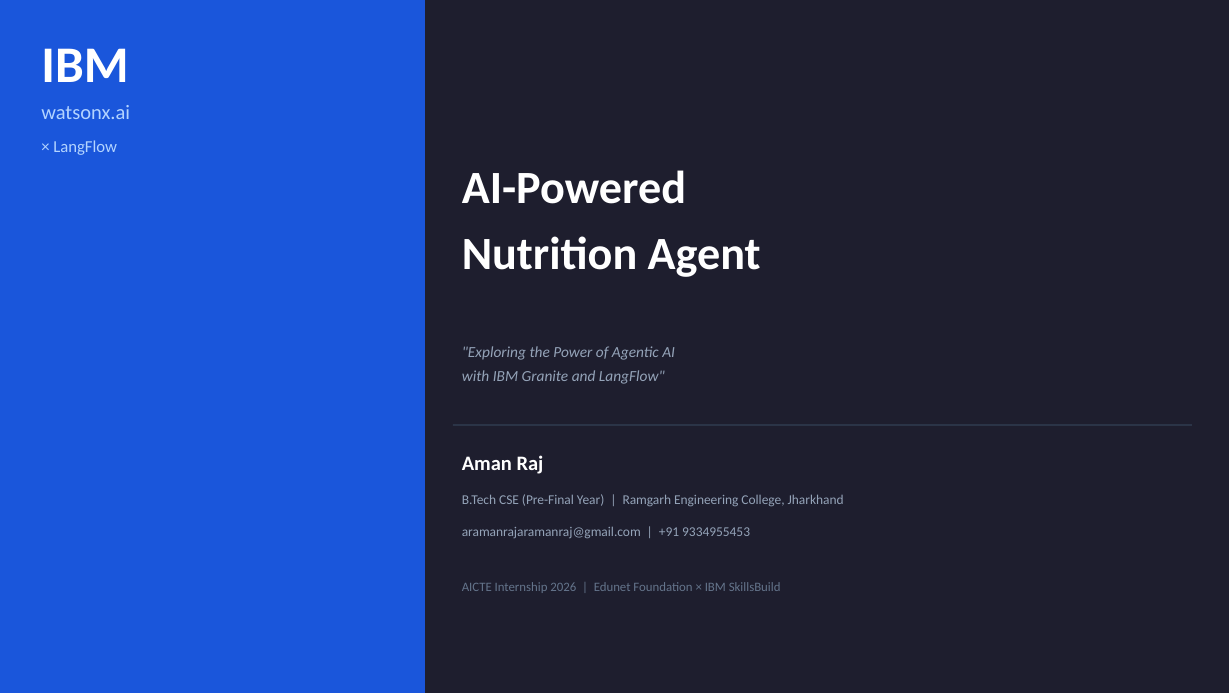
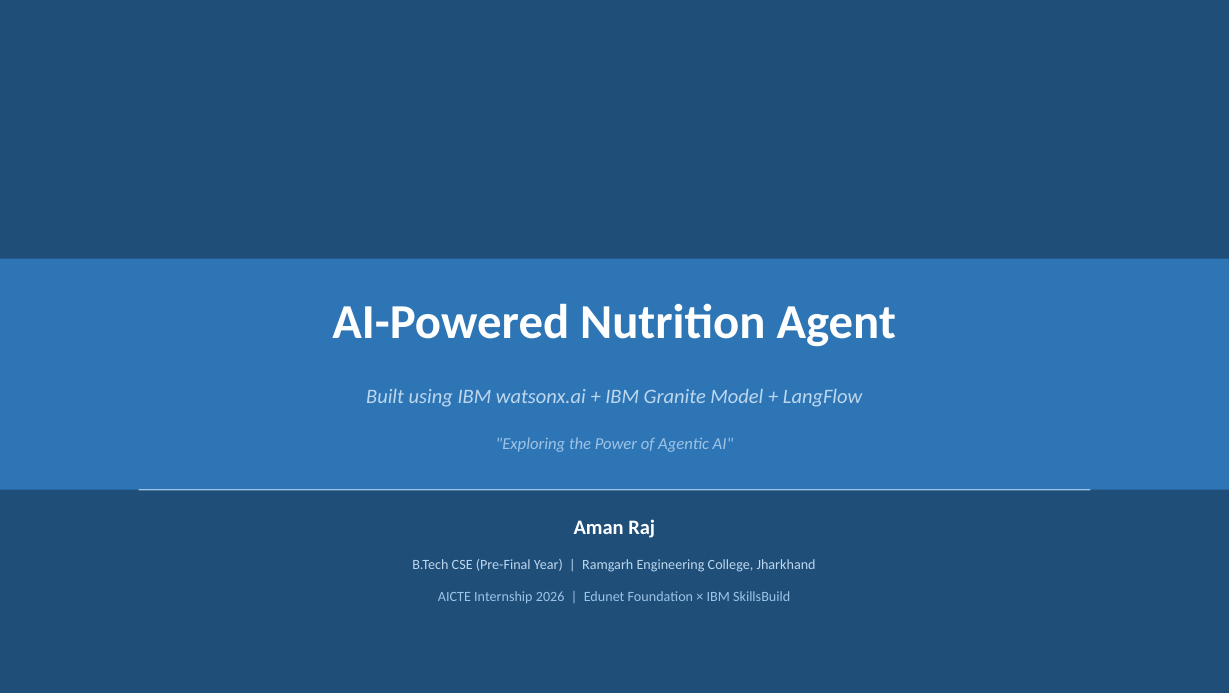
Before and after one commit to AMANRAJ-Droid/nutrition-agent, a slide deck: slide 1 of NutritionAgent_Presentation.pptx. Drawn at 1232x693 pixels with LibreOffice and Linux fonts; fonts in the diff are those of the drawing. Boxes give left, top, right and bottom in pixels: in the first picture for what was removed or moved away, otherwise in the second. Text is boxed around its words. In the diff, an @@ line names an element or a change of style, - is before the commit and + after.

Commit message:
Final PPT: clean student-style design, no over-design, token usage table included

```diff
--- a/NutritionAgent_Presentation.pptx
+++ b/NutritionAgent_Presentation.pptx
@@ rectangle at (0,0,1229,693): fill #1E1E2E to #1F4E79 @@
@@ text removed at (41,48,128,82) @@
-IBM
@@ text removed at (53,140,117,155) @@
-× LangFlow
@@ rectangle: place and size @@
-rectangle at (0,0,425,693)
+rectangle at (0,259,1229,490)
@@ rectangle at (0,259,1229,490): fill #1A56DB to #2E75B6 @@
@@ text at (332,303,896,347): text changed; size 36 to 38 pt @@
-AI-Powered
-Nutrition Agent
+AI-Powered Nutrition Agent
@@ text at (366,389,862,407): text changed; text colour #B3D4FF to #BDD7EE; italic on @@
-watsonx.ai
+Built using IBM watsonx.ai + IBM Granite Model + LangFlow
@@ line removed from (453, 425) to (1192, 425) @@
@@ text at (496,437,733,452): text changed; size 12 to 13 pt; text colour #94A3B8 to #9DC3E6 @@
-"Exploring the Power of Agentic AI
-with IBM Granite and LangFlow"
+"Exploring the Power of Agentic AI"
@@ text "Aman Raj": place and size @@
-text "Aman Raj" at (462,455,544,474)
+text "Aman Raj" at (574,519,655,538)
@@ text "Aman Raj" at (574,519,655,538): alignment left to centre @@
@@ line added from (139, 490) to (1091, 490), #9DC3E6 1 pt @@
@@ text removed at (462,526,750,538) @@
-aramanrajaramanraj@gmail.com | +91 9334955453
@@ text "B.Tech CSE (Pre-Final Year) | ...": place and size @@
-text "B.Tech CSE (Pre-Final Year) | ..." at (462,494,844,506)
+text "B.Tech CSE (Pre-Final Year) | ..." at (412,559,816,572)
@@ text "B.Tech CSE (Pre-Final Year) | ..." at (412,559,816,572): size 10.5 to 11 pt, text colour #94A3B8 to #BDD7EE; alignment left to centre @@
@@ text "AICTE Internship 2026 | Edunet ...": place and size @@
-text "AICTE Internship 2026 | Edunet ..." at (462,582,781,593)
+text "AICTE Internship 2026 | Edunet ..." at (438,591,790,603)
@@ text "AICTE Internship 2026 | Edunet ..." at (438,591,790,603): size 10 to 11 pt, text colour #64748B to #9DC3E6; alignment left to centre @@
```
Also in this commit, not shown: 8 other slides changed, 3 slides added, 5 slides removed.
